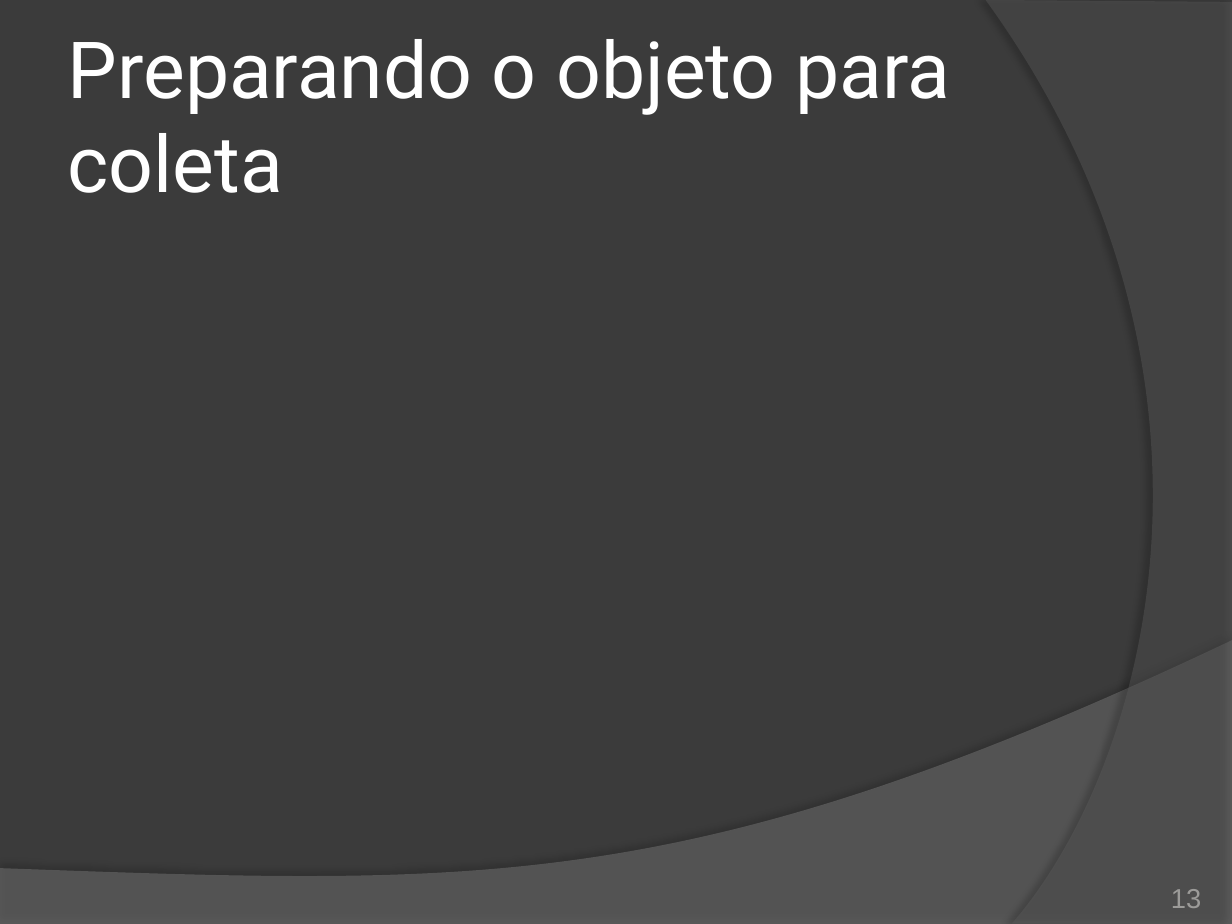
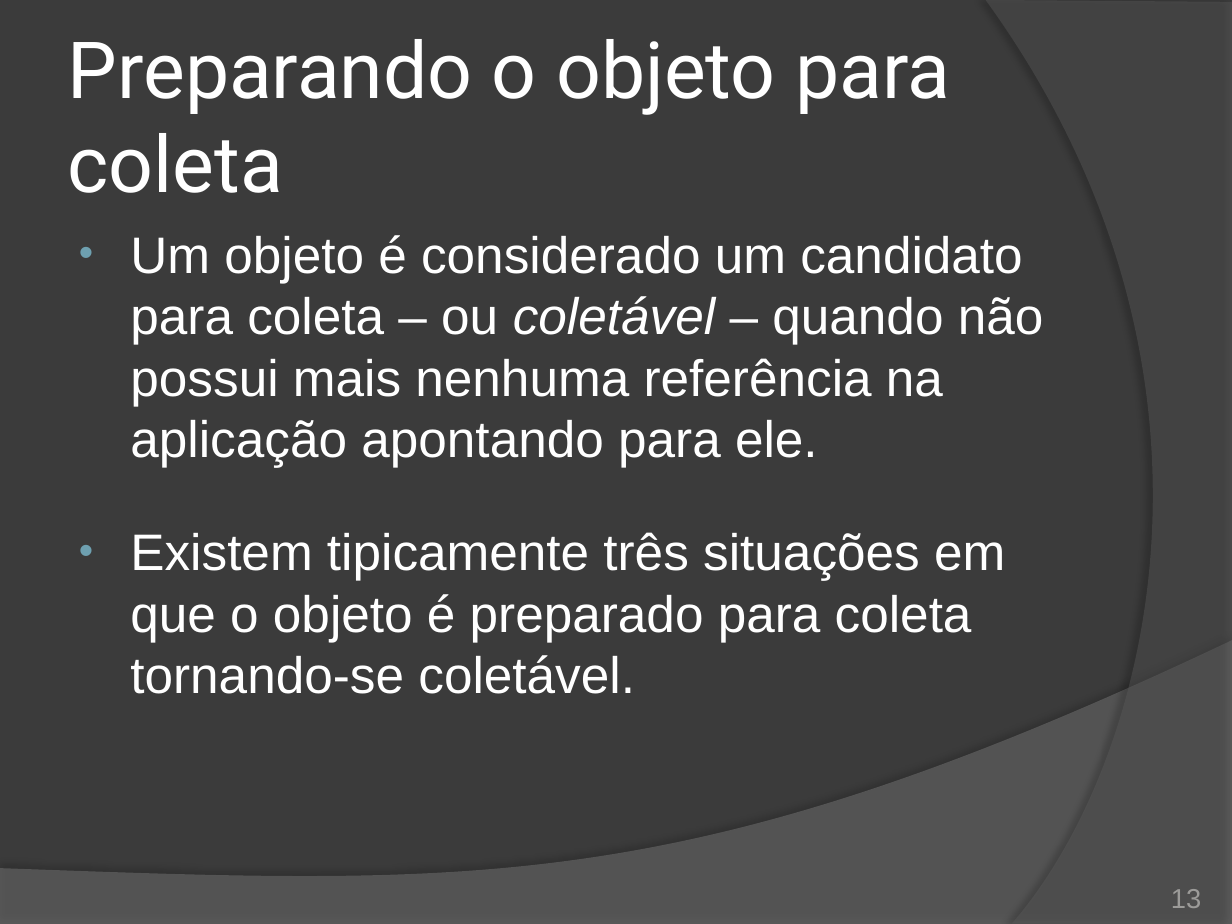
Before and after one commit to duchesqui/slzvieira-training, a slide deck: slide 13 of 2-Java-Programmer-Modulo-II/11.Capitulo05.pptx. Drawn at 1232x924 pixels with LibreOffice and Linux fonts; fonts in the diff are those of the drawing. Boxes give left, top, right and bottom in pixels: in the first picture for what was removed or moved away, otherwise in the second. Text is boxed around its words. In the diff, an @@ line names an element or a change of style, - is before the commit and + after.

```diff
--- a/2-Java-Programmer-Modulo-II/11.Capitulo05.pptx
+++ b/2-Java-Programmer-Modulo-II/11.Capitulo05.pptx
@@ text added at [130, 235, 1044, 694], 30 pt, text #FFFFFF @@
+• Um objeto é considerado um candidato para coleta – ou coletável – quando não possui mais nenhuma referência na aplicação apontando para ele.
+• Existem tipicamente três situações em que o objeto é preparado para coleta tornando-se coletável.
```
Also in this commit, not shown: 1 slide added.
